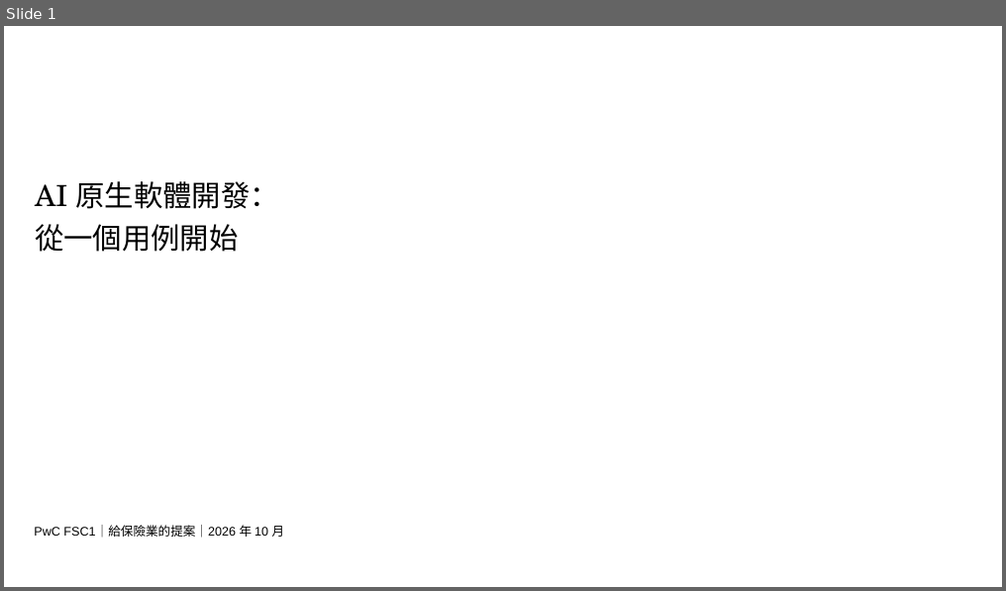
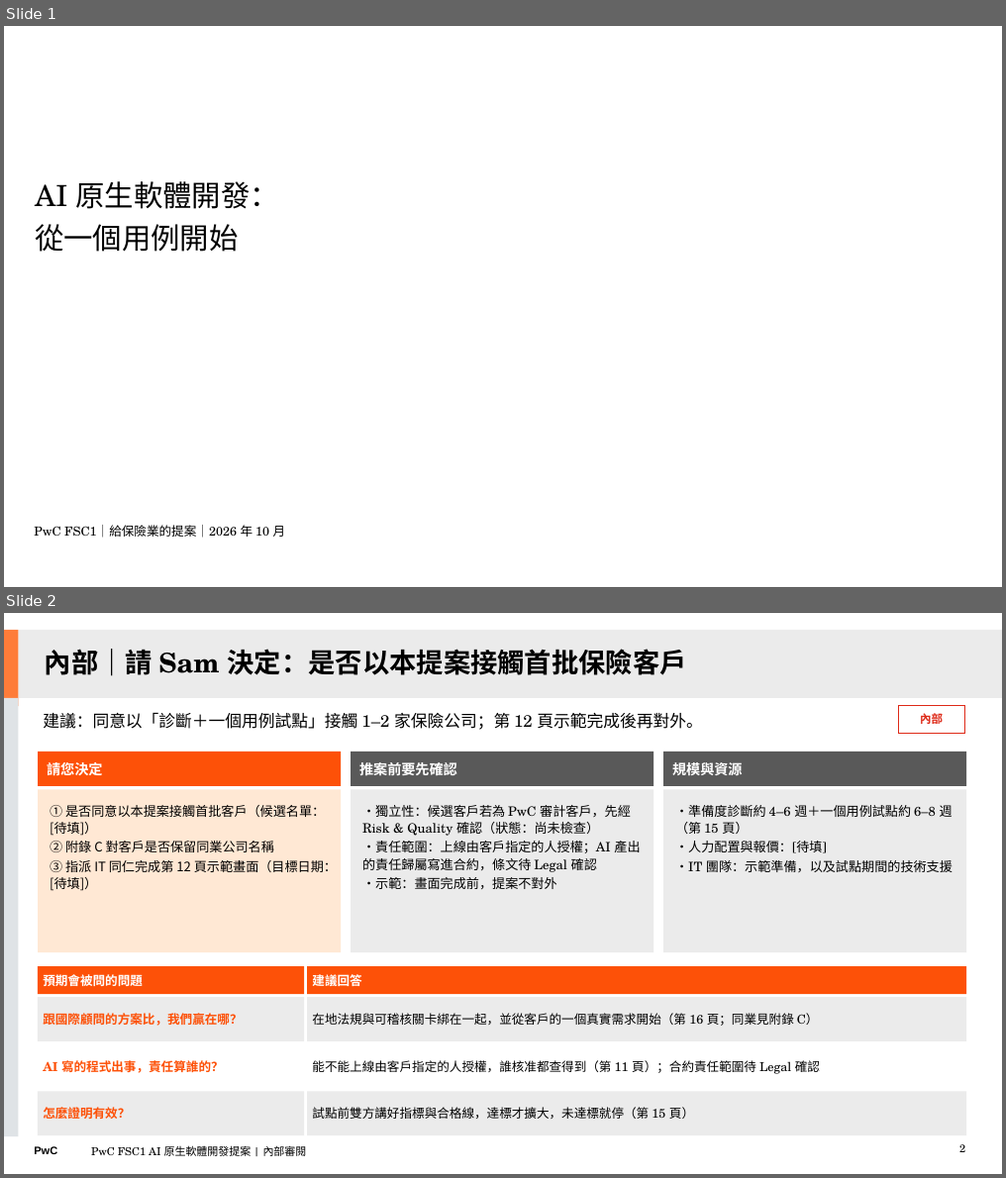
Before and after one commit to Robshao/PwC_FSC1, a slide deck: research/ai-native-sdlc/AI原生軟體開發_合夥人提案簡報.pptx. Shown one above the other, each under a label of ours: slide 1 before the commit, slides 1 and 2 after it. The pictures are 1006x591 and 1006x1178 pixels, drawn with LibreOffice and Linux fonts; fonts in the diff are those of the drawing; background and template pictures are left out. Boxes give left, top, right and bottom in pixels: in the first picture for what was removed or moved away, otherwise in the second. Text is boxed around its words. In the diff, an @@ line names an element or a change of style, - is before the commit and + after.

```diff
--- a/research/ai-native-sdlc/AI原生軟體開發_合夥人提案簡報.pptx
+++ b/research/ai-native-sdlc/AI原生軟體開發_合夥人提案簡報.pptx
@@ slide 2 added at (4, 613, 1002, 1174), background #FFFFFF @@
@@ rectangle added at (4, 630, 18, 706), fill #FE7C39 @@
@@ rectangle added at (18, 630, 1002, 697), fill #EBEBEB @@
@@ title added at (45, 649, 687, 676), 26 pt, text #000000, bold @@
+內部｜請 Sam 決定：是否以本提案接觸首批保險客戶
@@ rectangle added at (4, 698, 18, 1138), fill #DFE3E6 @@
@@ text added at (43, 712, 702, 730), 16 pt, text #000000 @@
+建議：同意以「診斷＋一個用例試點」接觸 1–2 家保險公司；第 12 頁示範完成後再對外。
@@ rectangle added at (899, 706, 964, 733), fill #FFFFFF, outline #DE2A18 0.75 pt, 11 pt, text #DE2A18, bold @@
+內部
@@ rectangle added at (38, 752, 341, 786), fill #FD5108, 13.5 pt, text #FFFFFF, bold @@
+請您決定
@@ rectangle added at (350, 752, 653, 786), fill #595959, 13.5 pt, text #FFFFFF, bold @@
+推案前要先確認
@@ rectangle added at (663, 752, 966, 786), fill #595959, 13.5 pt, text #FFFFFF, bold @@
+規模與資源
@@ rectangle added at (38, 789, 341, 953), fill #FFE8D4, 12.5 pt, text #000000 @@
+① 是否同意以本提案接觸首批客戶（候選名單：[待填]）
+② 附錄 C 對客戶是否保留同業公司名稱
+③ 指派 IT 同仁完成第 12 頁示範畫面（目標日期：[待填]）
@@ rectangle added at (350, 789, 653, 953), fill #EBEBEB, 12.5 pt, text #000000 @@
+・獨立性：候選客戶若為 PwC 審計客戶，先經 Risk & Quality 確認（狀態：尚未檢查）
+・責任範圍：上線由客戶指定的人授權；AI 產出的責任歸屬寫進合約，條文待 Legal 確認
+・示範：畫面完成前，提案不對外
@@ rectangle added at (663, 789, 966, 953), fill #EBEBEB, 12.5 pt, text #000000 @@
+・準備度診斷約 4–6 週＋一個用例試點約 6–8 週（第 15 頁）
+・人力配置與報價：[待填]
+・IT 團隊：示範準備，以及試點期間的技術支援
@@ rectangle added at (38, 966, 304, 994), fill #FD5108, 12 pt, text #FFFFFF, bold @@
+預期會被問的問題
@@ rectangle added at (307, 966, 966, 994), fill #FD5108, 12 pt, text #FFFFFF, bold @@
+建議回答
@@ rectangle added at (38, 997, 304, 1042), fill #EBEBEB, 12 pt, text #FD5108, bold @@
+跟國際顧問的方案比，我們贏在哪？
@@ rectangle added at (307, 997, 966, 1042), fill #EBEBEB, 12 pt, text #000000 @@
+在地法規與可稽核關卡綁在一起，並從客戶的一個真實需求開始（第 16 頁；同業見附錄 C）
@@ rectangle added at (38, 1045, 304, 1088), fill #FFFFFF, 12 pt, text #FD5108, bold @@
+AI 寫的程式出事，責任算誰的？
@@ rectangle added at (307, 1045, 966, 1088), fill #FFFFFF, 12 pt, text #000000 @@
+能不能上線由客戶指定的人授權，誰核准都查得到（第 11 頁）；合約責任範圍待 Legal 確認
@@ rectangle added at (38, 1091, 304, 1136), fill #EBEBEB, 12 pt, text #FD5108, bold @@
+怎麼證明有效？
@@ rectangle added at (307, 1091, 966, 1136), fill #EBEBEB, 12 pt, text #000000 @@
+試點前雙方講好指標與合格線，達標才擴大，未達標就停（第 15 頁）
@@ text added at (34, 1147, 57, 1155), 10.5 pt, text #000000, bold @@
+PwC
@@ text added at (91, 1147, 307, 1157), 10.5 pt, text #000000 @@
+PwC FSC1 AI 原生軟體開發提案 | 內部審閱
@@ page number added at (959, 1145, 965, 1153), 10.5 pt, text #000000 @@
+2
@@ slide 1 changed as well @@
@@ subtitle "PwC FSC1｜給保險業的提案｜2026 年 10 月" at (34, 525, 286, 538): font Arial to TeX Gyre Schola @@
```
Also in this commit, not shown: 24 other slides changed, 1 other slide added, 1 slide removed, 5 other files.
